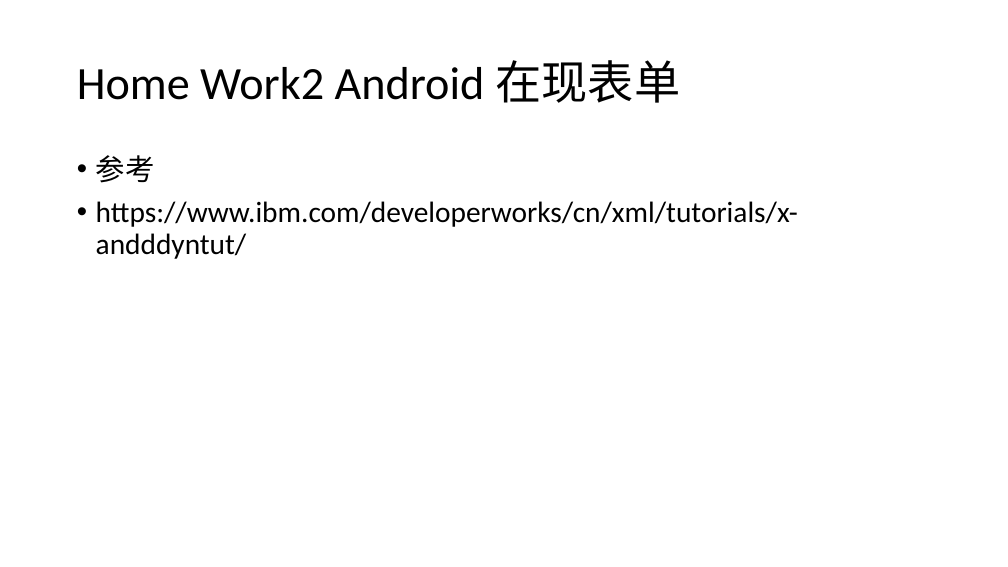
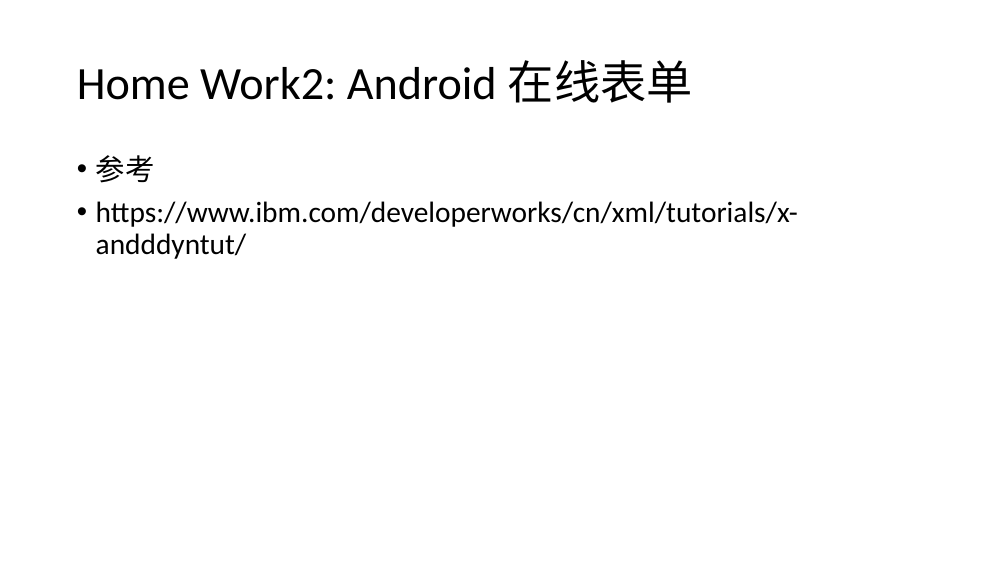
Before and after one commit to djuanbei/18Android1, a slide deck: slide 25 of ppt/ch4.pptx. Drawn at 1008x567 pixels with LibreOffice and Linux fonts; fonts in the diff are those of the drawing. Boxes give left, top, right and bottom in pixels: in the first picture for what was removed or moved away, otherwise in the second. Text is boxed around its words. In the diff, an @@ line names an element or a change of style, - is before the commit and + after.

Commit message:
home work2

```diff
--- a/ppt/ch4.pptx
+++ b/ppt/ch4.pptx
@@ title at (77,60,693,103): text changed @@
-Home Work2 Android 在现表单
+Home Work2: Android 在线表单
```
